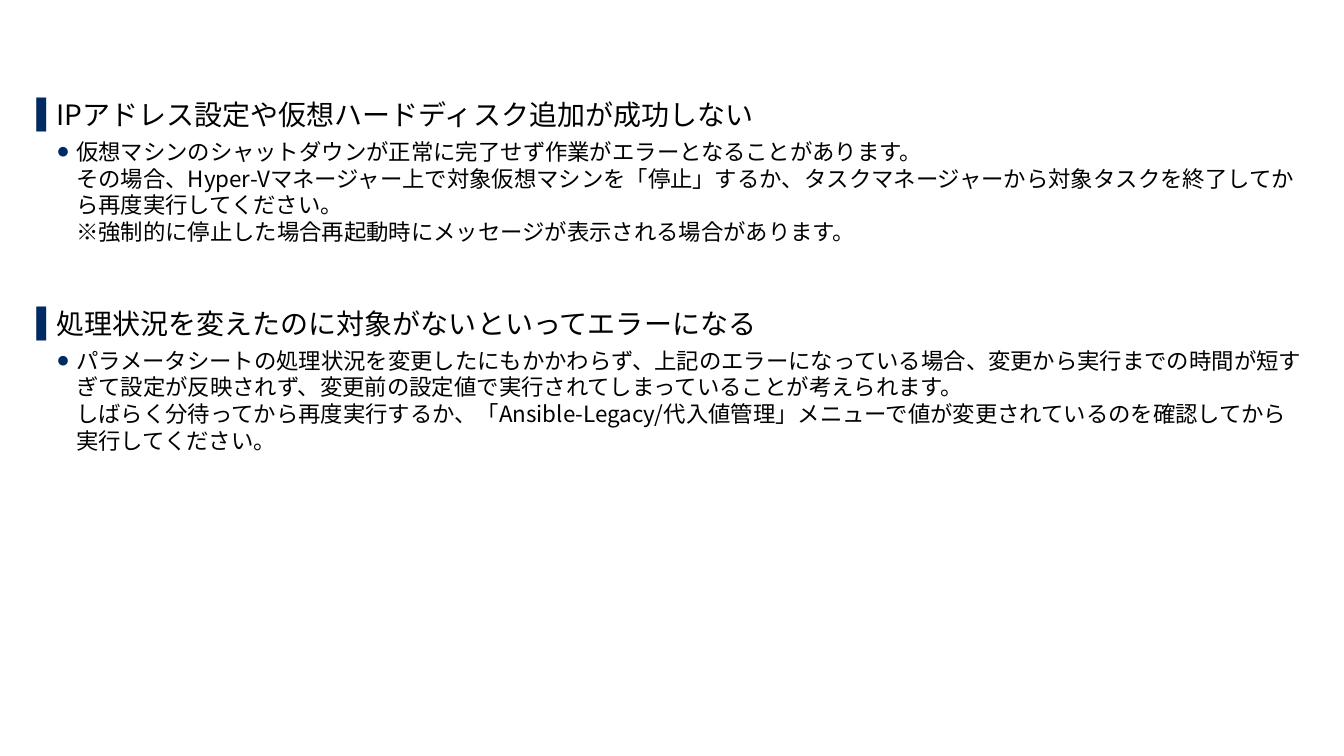
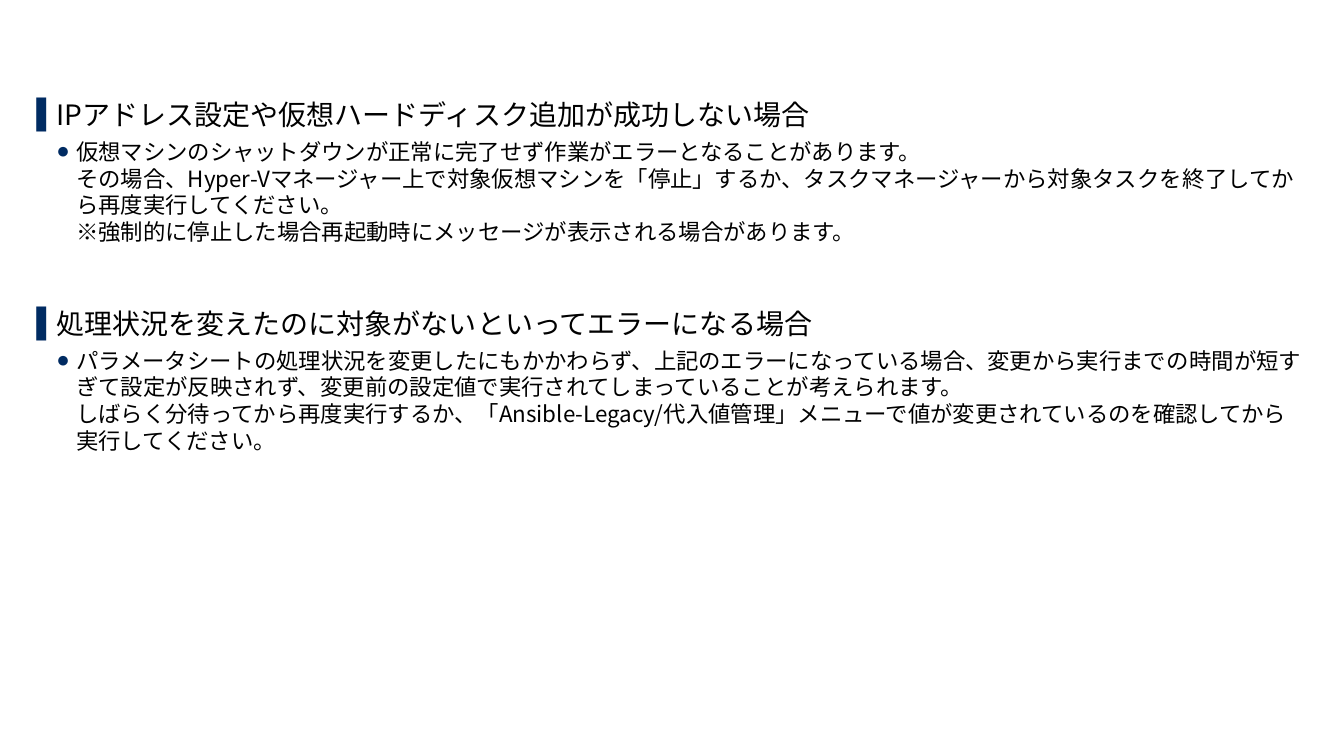
Before and after one commit to exastro-suite/SettingSamples-ITA-HyperV, a slide deck: slide 15 of docs/setting-samples-hyperv-overview_ja.pptx. Drawn at 1344x756 pixels with LibreOffice and Linux fonts; fonts in the diff are those of the drawing; background and template pictures are left out. Boxes give left, top, right and bottom in pixels: in the first picture for what was removed or moved away, otherwise in the second. Text is boxed around its words. In the diff, an @@ line names an element or a change of style, - is before the commit and + after.

```diff
--- a/docs/setting-samples-hyperv-overview_ja.pptx
+++ b/docs/setting-samples-hyperv-overview_ja.pptx
@@ text at bbox=[56, 101, 809, 128]: text changed @@
-▌ IPアドレス設定や仮想ハードディスク追加が成功しない
+▌ IPアドレス設定や仮想ハードディスク追加が成功しない場合
@@ text at bbox=[56, 310, 812, 337]: text changed @@
-▌ 処理状況を変えたのに対象がないといってエラーになる
+▌ 処理状況を変えたのに対象がないといってエラーになる場合
```
Also in this commit, not shown: 10 other slides changed, 1 other file.
